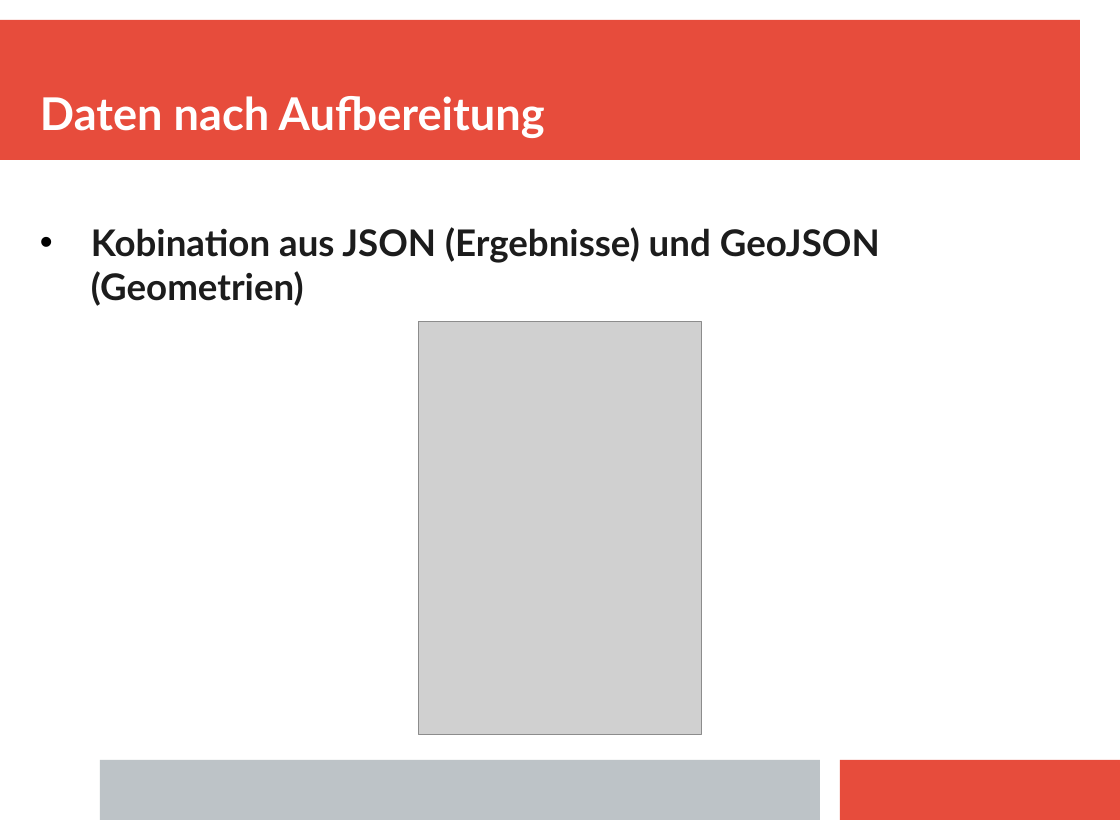
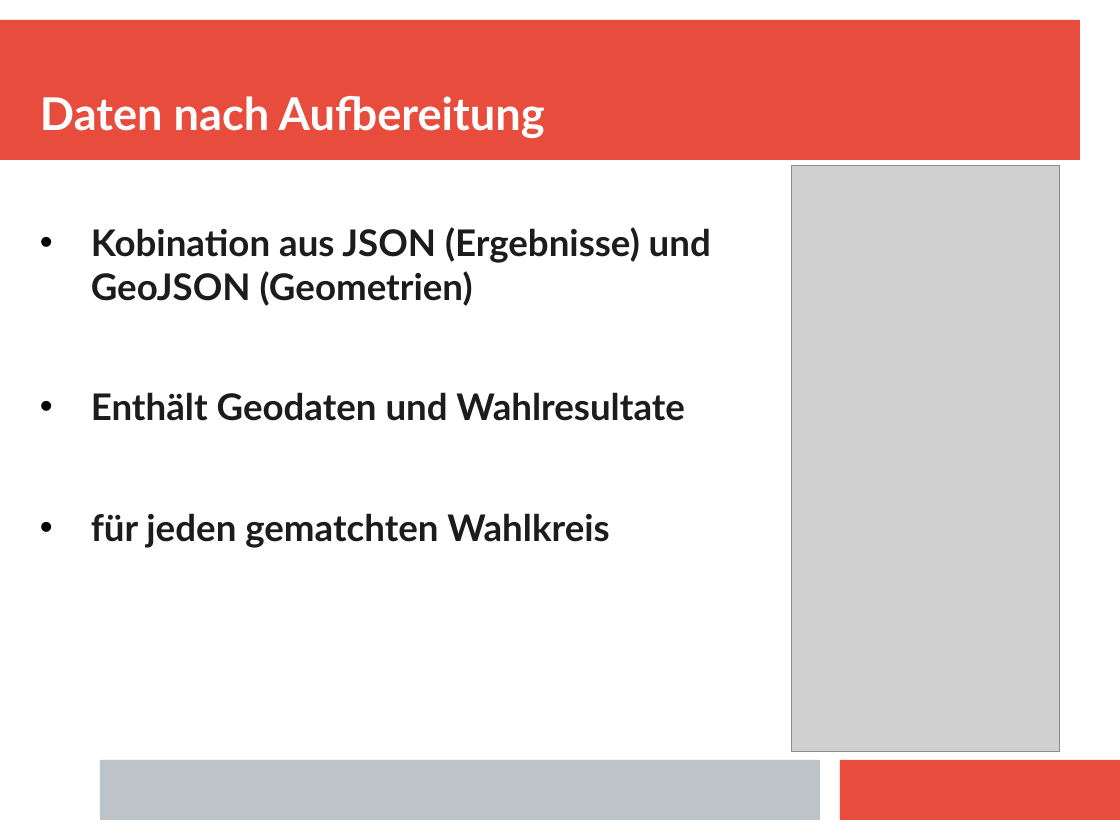
Before and after one commit to fziegner/election-visualization, a slide deck: slide 8 of slides_wcm_abschlusspraesentation.odp. Drawn at 1120x840 pixels with LibreOffice and Linux fonts; fonts in the diff are those of the drawing; grey boxes stand for pictures. Boxes give left, top, right and bottom in pixels: in the first picture for what was removed or moved away, otherwise in the second. Text is boxed around its words. In the diff, an @@ line names an element or a change of style, - is before the commit and + after.

```diff
--- a/slides_wcm_abschlusspraesentation.odp
+++ b/slides_wcm_abschlusspraesentation.odp
@@ picture: place and size @@
-picture at [419, 321, 701, 734]
+picture at [792, 166, 1060, 752]
@@ text at [91, 392, 685, 548]: paragraphs added @@
+• Enthält Geodaten und Wahlresultate
+• für jeden gematchten Wahlkreis
```
Also in this commit, not shown: 1 other slide changed, 3 slides added, 2 slides removed.
